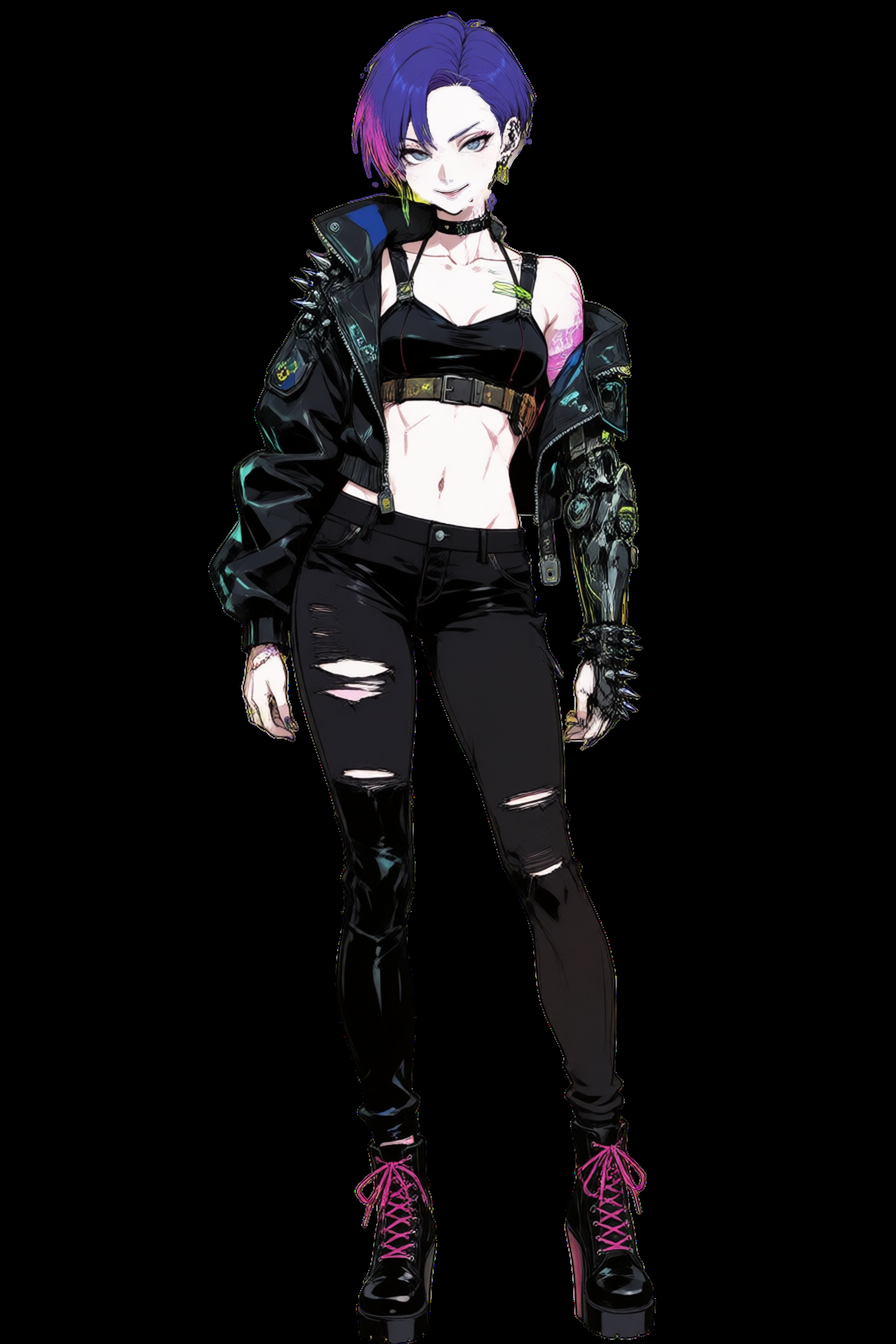
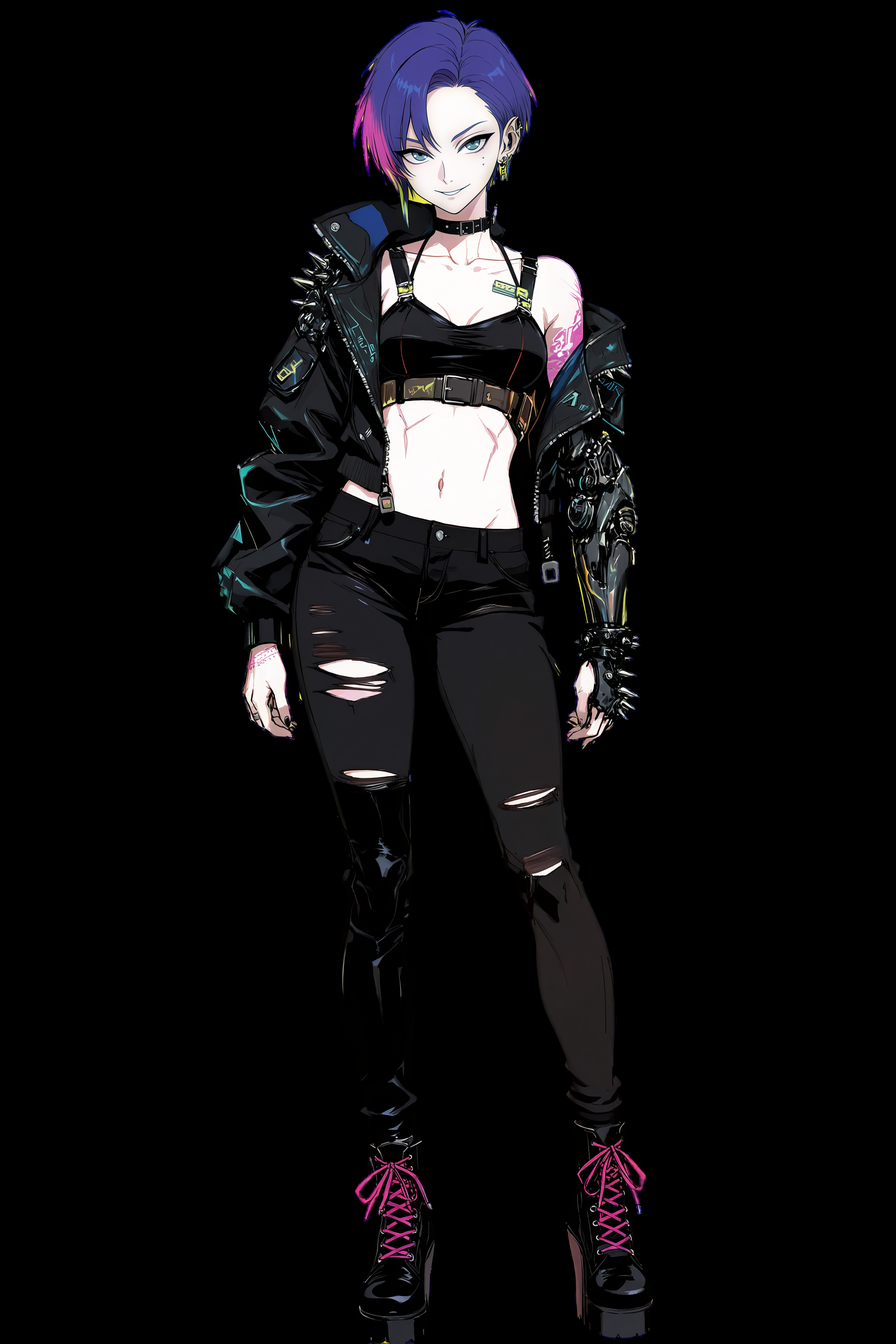
Revision of a layered w=896, h=1344 image; what changed, layer by layer:
painted on "front-hair" over (x1=351, y1=61, x2=471, y2=184)
painted on "mouth" over (x1=423, y1=175, x2=482, y2=208)
painted on "brow-R" over (x1=446, y1=120, x2=488, y2=146)
painted on "brow-L" over (x1=403, y1=127, x2=435, y2=144)
painted on "eye-R-lid" over (x1=450, y1=122, x2=500, y2=160)
painted on "eye-L-lid" over (x1=395, y1=135, x2=439, y2=172)
painted on "eye-R-iris" over (x1=451, y1=123, x2=498, y2=154)
painted on "eye-L-iris" over (x1=394, y1=138, x2=437, y2=171)
painted on "eye-R-white" over (x1=450, y1=121, x2=500, y2=158)
painted on "eye-L-white" over (x1=392, y1=135, x2=440, y2=172)
painted on "face-base" over (x1=368, y1=61, x2=533, y2=216)
painted on "neck" over (x1=408, y1=196, x2=510, y2=254)
painted on "left-arm" over (x1=208, y1=233, x2=348, y2=742)
painted on "torso-jacket" over (x1=231, y1=170, x2=632, y2=530)
painted on "right-cyber-arm" over (x1=537, y1=435, x2=644, y2=762)
painted on "legs" over (x1=265, y1=474, x2=656, y2=1344)
painted on "back-hair" over (x1=316, y1=9, x2=537, y2=295)
